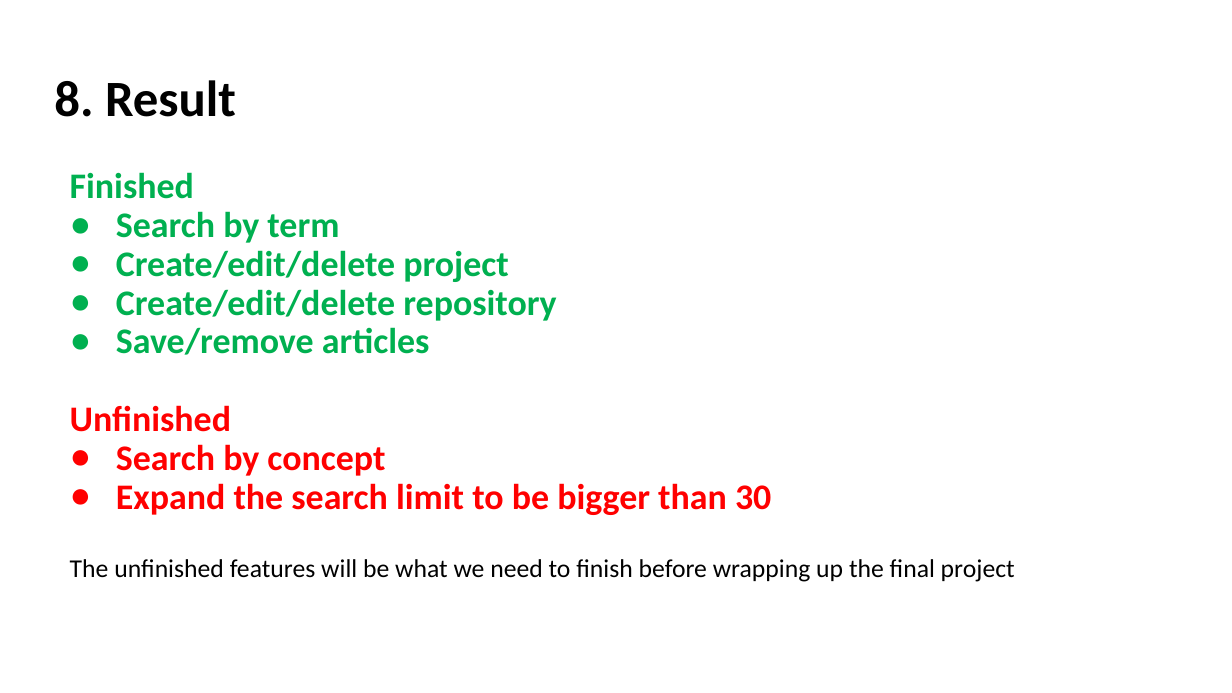
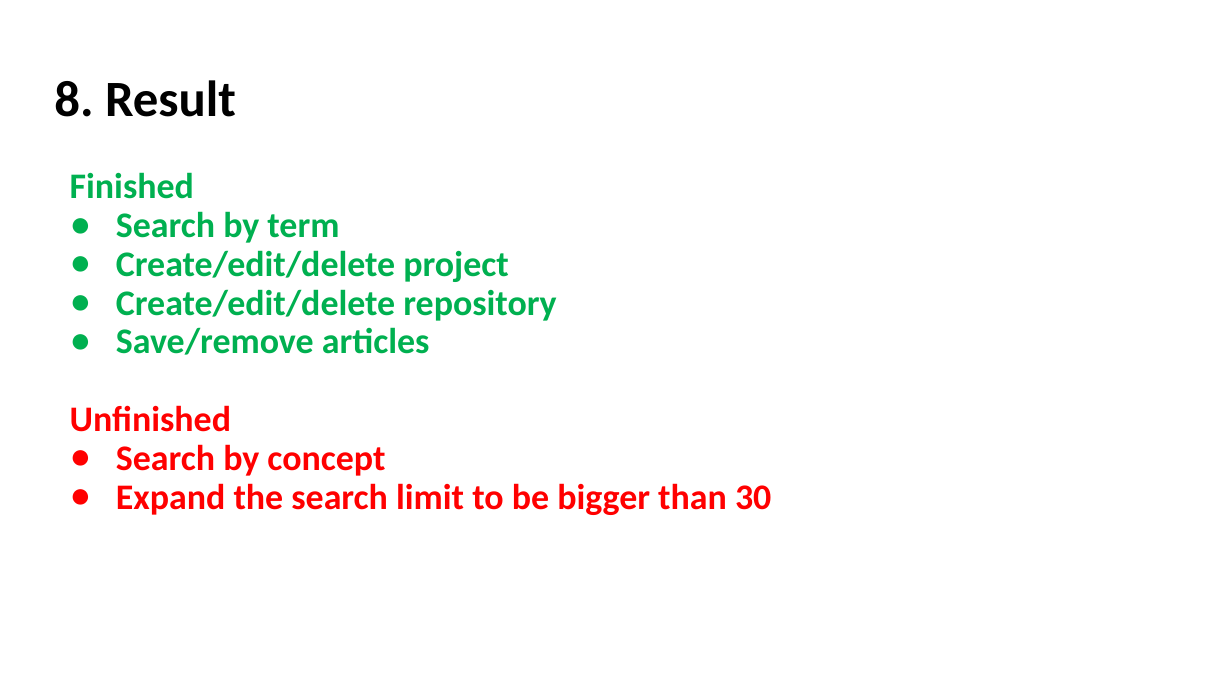
Before and after one commit to vuhguc/SeniorDesign, a slide deck: slide 11 of Presentation_Slidedeck.pptx. Drawn at 1232x693 pixels with LibreOffice and Linux fonts; fonts in the diff are those of the drawing. Boxes give left, top, right and bottom in pixels: in the first picture for what was removed or moved away, otherwise in the second. Text is boxed around its words. In the diff, an @@ line names an element or a change of style, - is before the commit and + after.

```diff
--- a/Presentation_Slidedeck.pptx
+++ b/Presentation_Slidedeck.pptx
@@ text at box(70, 559, 1015, 582): paragraph removed @@
-The unfinished features will be what we need to finish before wrapping up the final project
```
Also in this commit, not shown: 3 slides added, 9 other files.
